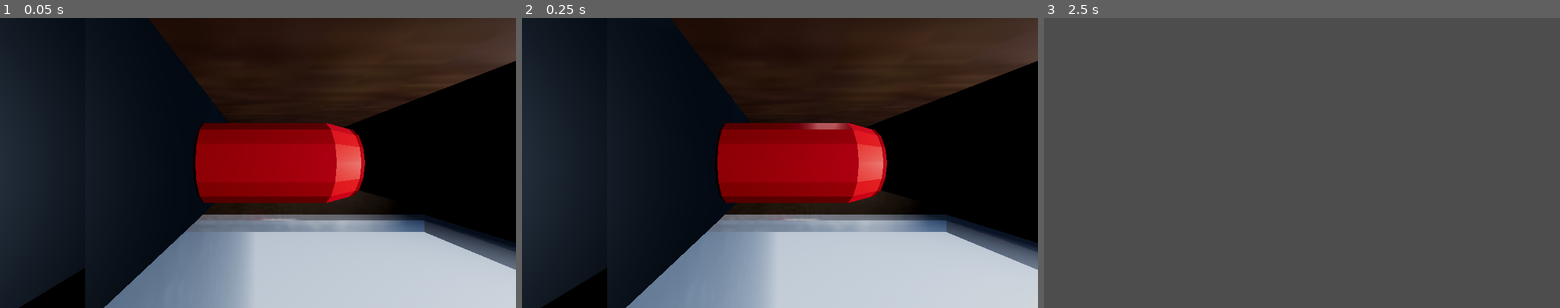
Above: before the commit, frames 1-3 (left to right).
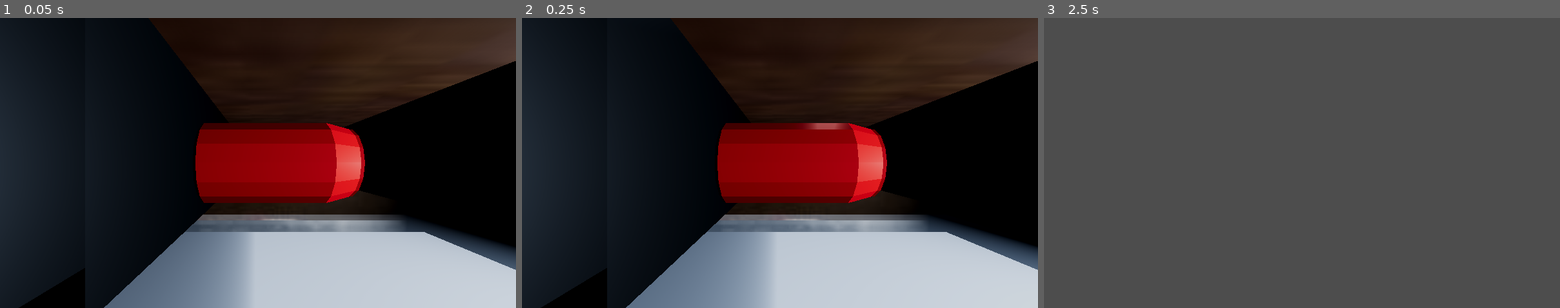
Above: after the commit, the same moments.

Repository: Martiriak/brackeys-feb-2026
Game: Godot game, scene res://levels/Final_Levels/final_level1.tscn
The game is run twice, just before and just after one commit, with the same random seed, the same clock (stepped at 60 frames per second) and the same inputs. This scene is started directly instead of the project's main scene. The engine's default icon, where the game draws it, is replaced by a stand-in: a white triangle on a blue panel in a dark square. Sound files missing from this copy of the repository are replaced by a short silence.
Inputs (mouse positions are in pixels of both pictures, inside the frame that each line leads up to):
- Up to frame 1 (0.05 s): no input
- Up to frame 2 (0.25 s): no input
- Up to frame 3 (2.5 s): tap Enter (ui_accept) at 0.5, 1.25, 2 s; move the mouse to (1415, 148) at 0.52 s; hold D (right) 0.53-1.25 s; tap E (interact) at 0.6, 2.3 s; click (1415, 148) at 0.67 s; tap Space (jump) at 0.77 s; drag from (1198, 177) to (1276, 221) at 1.27 s; move the mouse to (1353, 99) at 2.02 s; hold D (right) from 2.03 s (still down); hold Shift (run) from 2.03 s (still down)

The runs differ from the first frame. In frame 1, 2.5% of the frame differs, in the area x 35-100%, y 67-87%; in frame 2, 2.5%; in frame 3, nothing differs.
Error in both runs: Invalid assignment of property or key 'transform' with value of type 'Transform3D' on a base object of type 'Nil'. (res://scripts/levels/gas_station.gd:9)

Commit message:
ADD: Coin sound effect, whispering

Diff:
--- a/assets/Gas_Station_Level/Sound/Spawner.tscn
+++ b/assets/Gas_Station_Level/Sound/Spawner.tscn
@@ -1,8 +1,9 @@
 [gd_scene format=3 uid="uid://corr042pvu3es"]
 
-[ext_resource type="Script" uid="uid://b8xl5nluxaj4j" path="res://scripts/spawner/spanwer.gd" id="1_7ywxg"]
+[ext_resource type="Script" uid="uid://17bwgr66uevm" path="res://scripts/spawner/spawner.gd" id="1_7ywxg"]
 
 [sub_resource type="BoxShape3D" id="BoxShape3D_knhve"]
+size = Vector3(22.9104, 1, 18.427124)
 
 [node name="Spawner" type="Node3D" unique_id=106007613]
 script = ExtResource("1_7ywxg")
--- a/assets/Gas_Station_Level/Sound/Whisper.tscn
+++ b/assets/Gas_Station_Level/Sound/Whisper.tscn
@@ -1,9 +1,12 @@
 [gd_scene format=3 uid="uid://c8bof2vk74fej"]
 
 [ext_resource type="Script" uid="uid://dkt81t5s38hiw" path="res://scripts/spawner/whisper.gd" id="1_bu14k"]
+[ext_resource type="AudioStream" uid="uid://cadr8h3w7yoht" path="res://SFX/sfx_whispering.wav" id="2_qqdu6"]
 
 [sub_resource type="BoxShape3D" id="BoxShape3D_bu14k"]
-size = Vector3(1.8067627, 3.6453552, 1.4707031)
+size = Vector3(0.90670776, 3.6453552, 0.8583374)
+
+[sub_resource type="BoxMesh" id="BoxMesh_qqdu6"]
 
 [node name="Whisper" type="Node3D" unique_id=629229930]
 script = ExtResource("1_bu14k")
@@ -12,7 +15,17 @@
 collision_layer = 0
 
 [node name="CollisionShape3D" type="CollisionShape3D" parent="Area3D" unique_id=1096207286]
-transform = Transform3D(1, 0, 0, 0, 1, 0, 0, 0, 1, 0, 1.8746332, 0)
+transform = Transform3D(1, 0, 0, 0, 1, 0, 0, 0, 1, 0.038784385, 1.8746332, 0.019012451)
 shape = SubResource("BoxShape3D_bu14k")
 
+[node name="sfx_whisper" type="AudioStreamPlayer3D" parent="." unique_id=1919906579]
+stream = ExtResource("2_qqdu6")
+volume_db = -5.0
+pitch_scale = 0.55
+autoplay = true
+max_distance = 20.0
+
+[node name="MeshInstance3D" type="MeshInstance3D" parent="." unique_id=190202932]
+mesh = SubResource("BoxMesh_qqdu6")
+
 [connection signal="body_entered" from="Area3D" to="." method="on_enter"]
--- a/levels/Final_Levels/final_level1.tscn
+++ b/levels/Final_Levels/final_level1.tscn
@@ -5,10 +5,10 @@
 [ext_resource type="PackedScene" uid="uid://byx5jik4b5u6a" path="res://scenes/objects/vending_machine.tscn" id="2_aqq0a"]
 [ext_resource type="Script" uid="uid://di7fefqsklgm" path="res://scripts/lights/shop_flickering_light.gd" id="4_enybr"]
 [ext_resource type="PackedScene" uid="uid://mbkdysknckn8" path="res://scenes/objects/coin.tscn" id="5_cwakm"]
-[ext_resource type="AudioStream" uid="uid://cnug4kyojo2le" path="res://SFX/sfx_light_flicker_0.wav" id="6_1f6yb"]
+[ext_resource type="PackedScene" uid="uid://xqx73jfsrn1e" path="res://assets/Gas_Station_Level/Box/CardBoard_Box.fbx" id="6_1f6yb"]
 [ext_resource type="AudioStream" uid="uid://b8csed5f3utjc" path="res://SFX/sfx_light_flicker_1.wav" id="6_dvvq3"]
 [ext_resource type="AudioStream" uid="uid://fljtim57pkro" path="res://SFX/sfx_light_constant.wav" id="7_v5ktp"]
-[ext_resource type="PackedScene" uid="uid://xqx73jfsrn1e" path="res://assets/Gas_Station_Level/Box/CardBoard_Box.fbx" id="6_1f6yb"]
+[ext_resource type="Script" uid="uid://17bwgr66uevm" path="res://scripts/spawner/spawner.gd" id="9_nivqb"]
 
 [sub_resource type="GDScript" id="GDScript_aqq0a"]
 script/source = "extends Node3D
@@ -23,6 +23,7 @@
 
 [sub_resource type="Environment" id="Environment_utcio"]
 background_mode = 2
+background_energy_multiplier = 0.2
 sky = SubResource("Sky_8oiou")
 tonemap_mode = 3
 fog_enabled = true
@@ -37,7 +38,6 @@
 
 [sub_resource type="AudioStreamRandomizer" id="AudioStreamRandomizer_v5ktp"]
 streams_count = 2
-stream_0/stream = ExtResource("6_1f6yb")
 stream_1/stream = ExtResource("6_dvvq3")
 
 [sub_resource type="BoxShape3D" id="BoxShape3D_enybr"]
@@ -59,6 +59,9 @@
 [sub_resource type="BoxShape3D" id="BoxShape3D_v5ktp"]
 resource_local_to_scene = true
 size = Vector3(29.002525, 0.086582005, 28.995535)
+
+[sub_resource type="BoxShape3D" id="BoxShape3D_knhve"]
+size = Vector3(22.9104, 1, 18.427124)
 
 [node name="FinalLevel1" type="Node3D" unique_id=1071886748]
 script = SubResource("GDScript_aqq0a")
@@ -256,3 +259,14 @@
 
 [node name="CardBoard_Box4" parent="." unique_id=2136349196 instance=ExtResource("6_1f6yb")]
 transform = Transform3D(-0.96210855, 0, 0.27266642, 0, 1, 0, -0.27266642, 0, -0.96210855, -3.2731266, 0.49563617, -2.393879)
+
+[node name="Spawner" type="Node3D" parent="." unique_id=106007613]
+script = ExtResource("9_nivqb")
+
+[node name="Area3D" type="Area3D" parent="Spawner" unique_id=1390770481]
+collision_layer = 0
+collision_mask = 0
+
+[node name="CollisionShape3D" type="CollisionShape3D" parent="Spawner/Area3D" unique_id=1440069923]
+transform = Transform3D(1, 0, 0, 0, 1, 0, 0, 0, 1, 0, 0.5, 0)
+shape = SubResource("BoxShape3D_knhve")
--- a/scenes/objects/coin.tscn
+++ b/scenes/objects/coin.tscn
@@ -2,6 +2,7 @@
 
 [ext_resource type="Script" uid="uid://bn82p58k3ywir" path="res://scripts/objects/inventory_item.gd" id="1_npg62"]
 [ext_resource type="PackedScene" uid="uid://buy8pj1lg7dni" path="res://assets/Gas_Station_Level/Coin/Coin.glb" id="2_xxg5f"]
+[ext_resource type="AudioStream" uid="uid://c758cvlov2oad" path="res://SFX/sfx_pickup_coin.mp3" id="3_5towm"]
 
 [sub_resource type="CylinderShape3D" id="CylinderShape3D_xxg5f"]
 height = 0.03538513
@@ -11,7 +12,13 @@
 script = ExtResource("1_npg62")
 
 [node name="CollisionShape3D" type="CollisionShape3D" parent="." unique_id=1552586268]
+unique_name_in_owner = true
 transform = Transform3D(1, 0, 0, 0, 1, 0, 0, 0, 1, 0, 0.015578389, 0)
 shape = SubResource("CylinderShape3D_xxg5f")
 
 [node name="Coin" parent="." unique_id=543950727 instance=ExtResource("2_xxg5f")]
+
+[node name="AudioStreamPlayer3D" type="AudioStreamPlayer3D" parent="." unique_id=1071869589]
+stream = ExtResource("3_5towm")
+volume_db = 1.0
+max_distance = 10.0
--- a/scripts/objects/inventory_item.gd
+++ b/scripts/objects/inventory_item.gd
@@ -1,7 +1,12 @@
 class_name InventoryItem
 extends InteractableObject
 
+
+@export var sfx_pickup_coin : AudioStream  = preload("res://SFX/sfx_pickup_coin.mp3")
+@onready var sfx_player = $AudioStreamPlayer3D
+
 @export var item_id : int = 0
+
 
 func get_string_to_print():
 	return '"E" to pick: coin'
@@ -10,5 +15,14 @@
 	if not p.inventoryItemsDict.has(item_id):
 		p.inventoryItemsDict[item_id] = 0
 	p.inventoryItemsDict[item_id] += 1
-	## TODO: play sfx?
+
+	var temp_audio = AudioStreamPlayer3D.new()
+	get_tree().current_scene.add_child(temp_audio)
+
+	temp_audio.global_position = self.global_position
+	temp_audio.stream = sfx_pickup_coin
+	temp_audio.max_distance = 15.0
+	temp_audio.bus = "Master"
+	temp_audio.play()
+	temp_audio.finished.connect(temp_audio.queue_free)
 	queue_free()
--- /dev/null
+++ b/scripts/spawner/spawner.gd
@@ -0,0 +1,31 @@
+extends Node3D
+
+var box : BoxShape3D
+
+@onready var whisper = preload("res://assets/Gas_Station_Level/Sound/Whisper.tscn")
+var whisper_ini = null
+
+var min_wait : float = 5.0
+var max_wait : float = 10.0
+
+
+
+# Called when the node enters the scene tree for the first time.
+func _ready() -> void:
+	var collision : CollisionShape3D = $Area3D/CollisionShape3D
+	box = collision.shape as BoxShape3D
+	_spawn()
+
+
+func _spawn() -> void:
+	var size = box.size
+
+	var x = randf_range(position.x - size.x, position.x + size.x)
+	var z = randf_range(position.z - size.z, position.z + size.z)
+
+	var whisper_ini = whisper.instantiate()
+	whisper_ini.position =  Vector3(x, GameManager.player_ref.position.y, z)
+	add_child(whisper_ini)
+
+	await get_tree().create_timer(randf_range(min_wait, max_wait)).timeout
+	_spawn()
--- a/scripts/spawner/whisper.gd
+++ b/scripts/spawner/whisper.gd
@@ -1,5 +1,13 @@
 extends Node
+@onready var sfx_whisper_player = $sfx_whisper
+@export var sfx_gasp: AudioStream  = preload("res://SFX/sfx_whispering_gasp.wav")
 
 
 func on_enter(body: Node3D) -> void:
+	print("pisello")
+	var player = body as Player
+	if is_instance_valid(player):
+		sfx_whisper_player.stop()
+		sfx_whisper_player.stream = sfx_gasp
+		sfx_whisper_player.play()
 	pass
--- a/scripts/tv-hub/tv.gd
+++ b/scripts/tv-hub/tv.gd
@@ -7,6 +7,7 @@
 @export var sound_error: AudioStream  = preload("res://SFX/TV_Error.wav")
 @export var sound_tv_ambience: AudioStream  = preload("res://SFX/TV_Ambience.wav")
 @export var sound_tv_interact: AudioStream  = preload("res://SFX/TV_Interact.wav")
+
 
 @onready var sub_viewport: SubViewport = $Sprite3D/SubViewport
 @onready var tv_screen: TvScreen = $Sprite3D/SubViewport/TvScreen
Not shown, added: SFX/sfx_pickup_coin.mp3.import
Not shown, added: SFX/sfx_whispering.wav.import
Not shown, added: SFX/sfx_whispering_gasp.wav.import
Not shown, added: scripts/spawner/spawner.gd.uid
Not shown, added: SFX/sfx_pickup_coin.mp3
Not shown, added: SFX/sfx_whispering.wav
Not shown, added: SFX/sfx_whispering_gasp.wav
